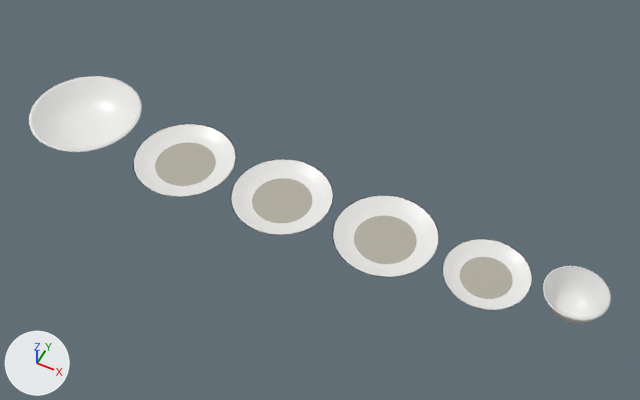
What one commit did to the glTF model public/modelos/BLC-13.glb.
Camera for both pictures: a 50 mm camera at (0.722, -1.306, 1.691) aimed at (0.058, 0.023, 0.03). Every picture has the same lights, and +X, +Y and +Z are marked at lower left. The first picture is the older version. Where no turn or scale is listed for an object, it has been applied to the vertices.
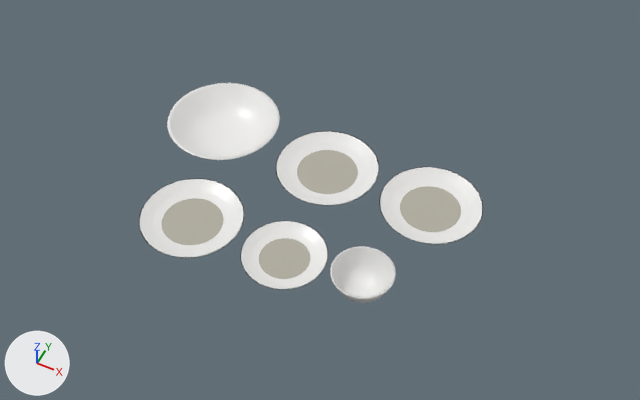
Scene script edits in JSON lines:
```json
{"op": "set", "path": "ob_mesh_0.location", "old": "(-0.638, 0.0, 0.0)", "new": "(-0.29, 0.142, 0.0)"}
{"op": "set", "path": "ob_mesh_1.location", "old": "(-0.328, 0.0, 0.0)", "new": "(0.02, 0.142, 0.0)"}
{"op": "set", "path": "ob_mesh_2.location", "old": "(-0.328, 0.0, 0.004)", "new": "(0.02, 0.142, 0.004)"}
{"op": "set", "path": "ob_mesh_3.location", "old": "(-0.038, 0.0, 0.0)", "new": "(0.31, 0.142, 0.0)"}
{"op": "set", "path": "ob_mesh_4.location", "old": "(-0.038, 0.0, 0.004)", "new": "(0.31, 0.142, 0.004)"}
{"op": "set", "path": "ob_mesh_5.location", "old": "(0.248, 0.0, 0.0)", "new": "(-0.205, -0.162, 0.0)"}
{"op": "set", "path": "ob_mesh_6.location", "old": "(0.248, 0.0, 0.004)", "new": "(-0.205, -0.162, 0.004)"}
{"op": "set", "path": "ob_mesh_7.location", "old": "(0.508, 0.0, 0.0)", "new": "(0.055, -0.162, 0.0)"}
{"op": "set", "path": "ob_mesh_8.location", "old": "(0.508, 0.0, 0.004)", "new": "(0.055, -0.162, 0.004)"}
{"op": "set", "path": "ob_mesh_9.location", "old": "(0.712, 0.0, 0.0)", "new": "(0.26, -0.162, 0.0)"}
```

Location of each change, [x1, y1, x2, y2] in pixels of the pictures (640 x 400 px):
```json
{"object": "Mesh_0", "change": "moved", "before": [29, 76, 142, 152], "after": [167, 83, 280, 160]}
{"object": "Mesh_5", "change": "moved", "before": [332, 195, 439, 277], "after": [139, 178, 244, 258]}
{"object": "Mesh_3", "change": "moved", "before": [231, 159, 333, 235], "after": [379, 167, 483, 244]}
{"object": "Mesh_1", "change": "moved", "before": [133, 124, 236, 197], "after": [276, 131, 379, 206]}
{"object": "Mesh_7", "change": "moved", "before": [442, 239, 532, 310], "after": [240, 221, 328, 290]}
{"object": "Mesh_9", "change": "moved", "before": [543, 266, 611, 324], "after": [330, 246, 396, 303]}
{"object": "Mesh_6", "change": "moved", "before": [354, 216, 417, 264], "after": [162, 198, 223, 245]}
{"object": "Mesh_4", "change": "moved", "before": [252, 178, 312, 223], "after": [400, 186, 461, 232]}
{"object": "Mesh_2", "change": "moved", "before": [155, 143, 216, 186], "after": [297, 150, 358, 194]}
{"object": "Mesh_8", "change": "moved", "before": [460, 257, 513, 299], "after": [259, 238, 310, 279]}
```
